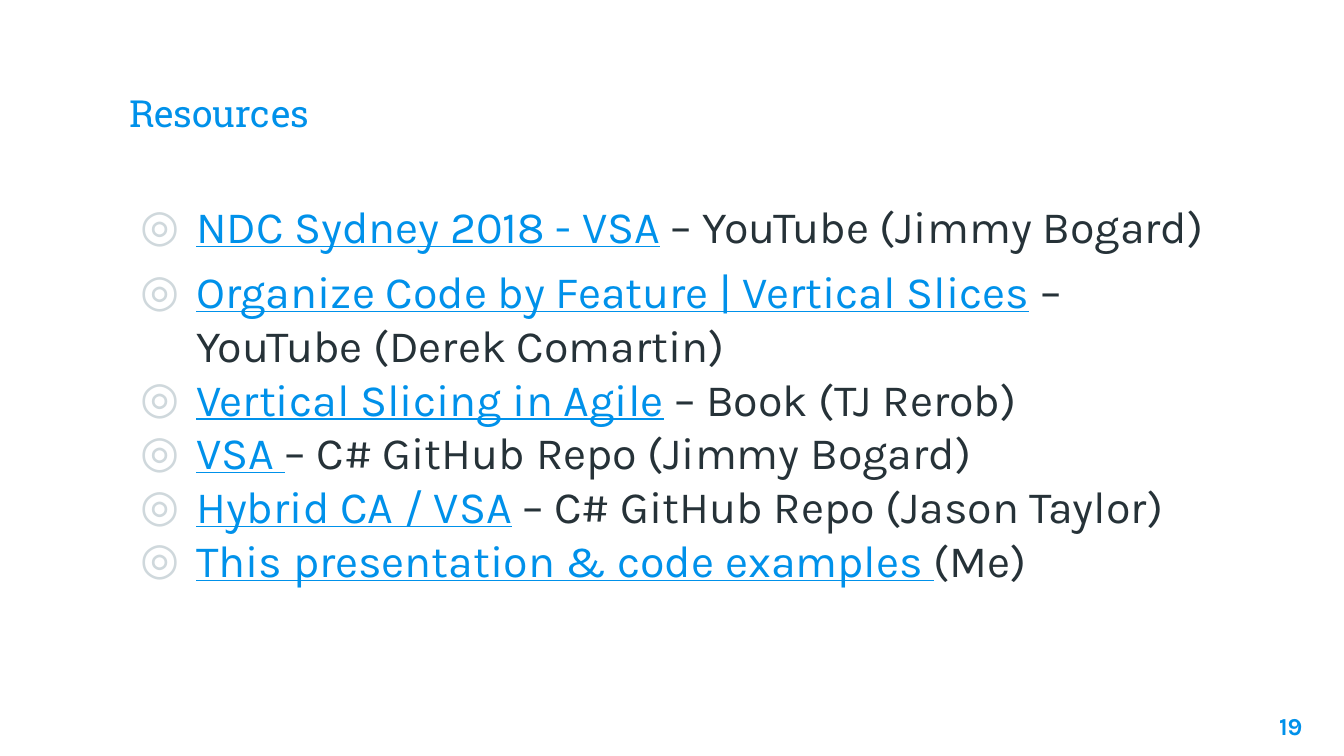
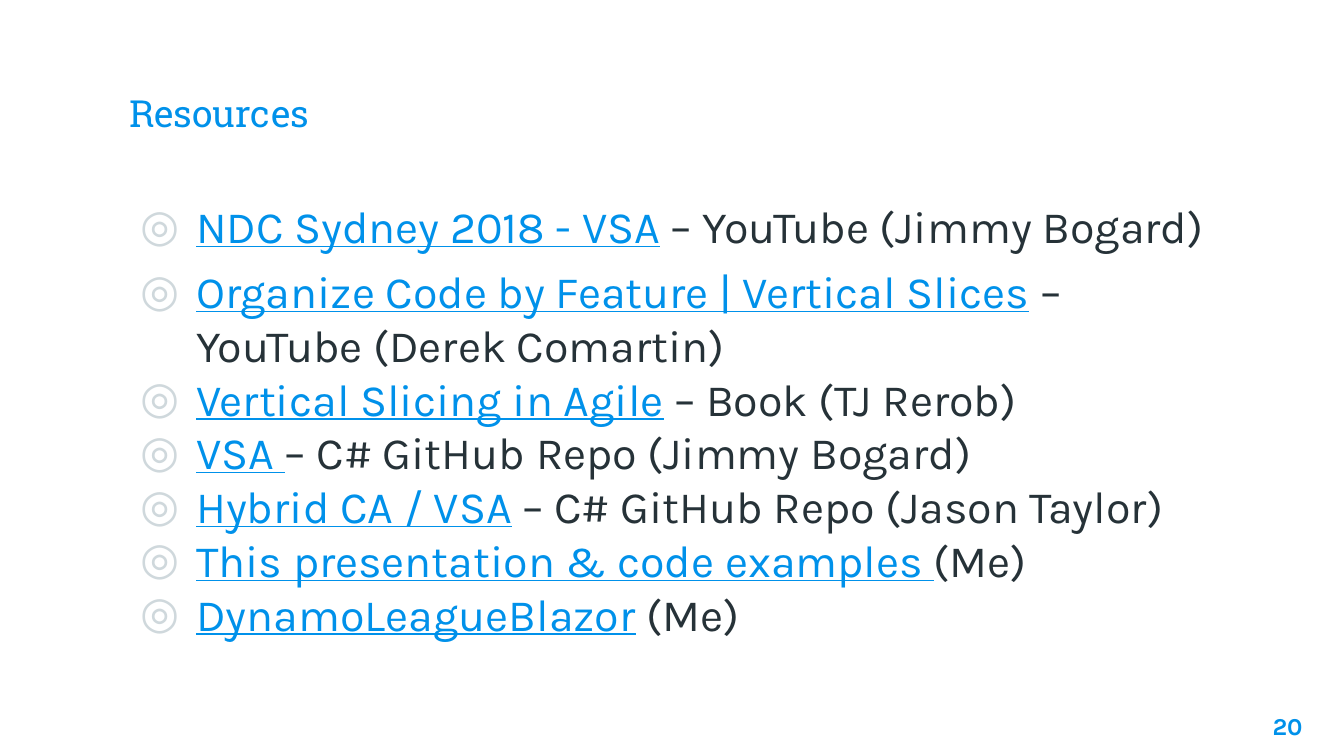
Before and after one commit to benjaminsampica/techtalks, a slide deck: slide 20 of VerticalSliceArchitecture/Vertical Slice Architecture.pptx (slide 19 before the commit). Drawn at 1344x756 pixels with LibreOffice and Linux fonts; fonts in the diff are those of the drawing; background and template pictures are left out. Boxes give left, top, right and bottom in pixels: in the first picture for what was removed or moved away, otherwise in the second. Text is boxed around its words. In the diff, an @@ line names an element or a change of style, - is before the commit and + after.

```diff
--- a/VerticalSliceArchitecture/Vertical Slice Architecture.pptx
+++ b/VerticalSliceArchitecture/Vertical Slice Architecture.pptx
@@ text at <box>196,598,739,642</box>: paragraph added @@
+◎ DynamoLeagueBlazor (Me)
@@ page number at <box>1273,719,1303,736</box>: text changed @@
-19
+20
```
Also in this commit, not shown: 3 other slides changed, 1 slide added, 1 other file.
